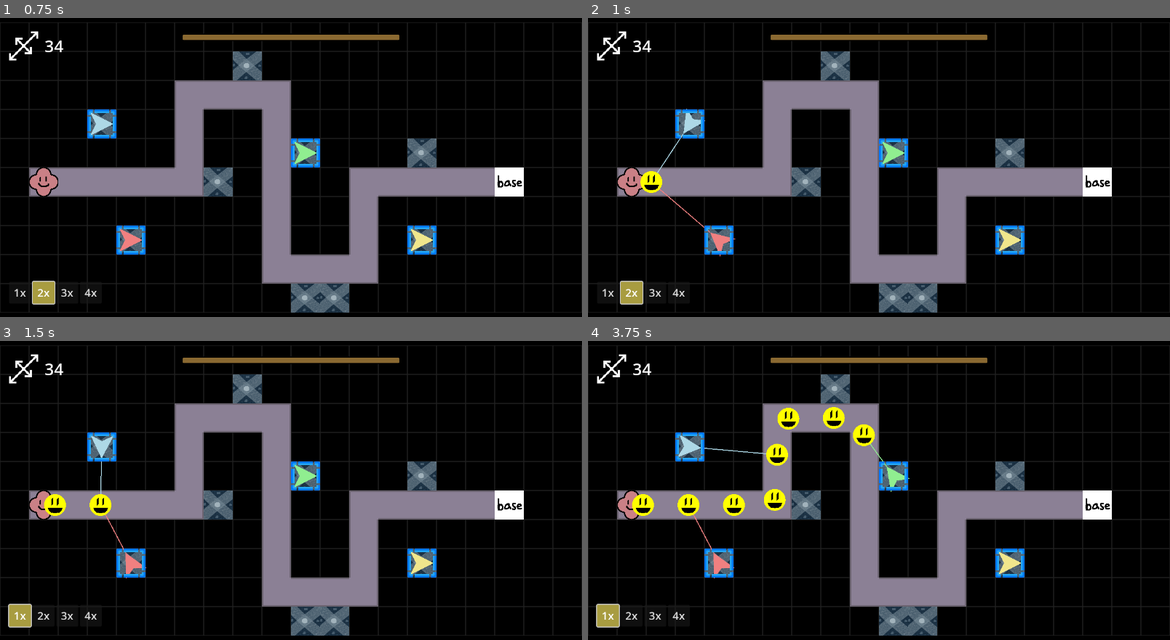
Above: before the commit, frames 1-4 (two rows, left to right).
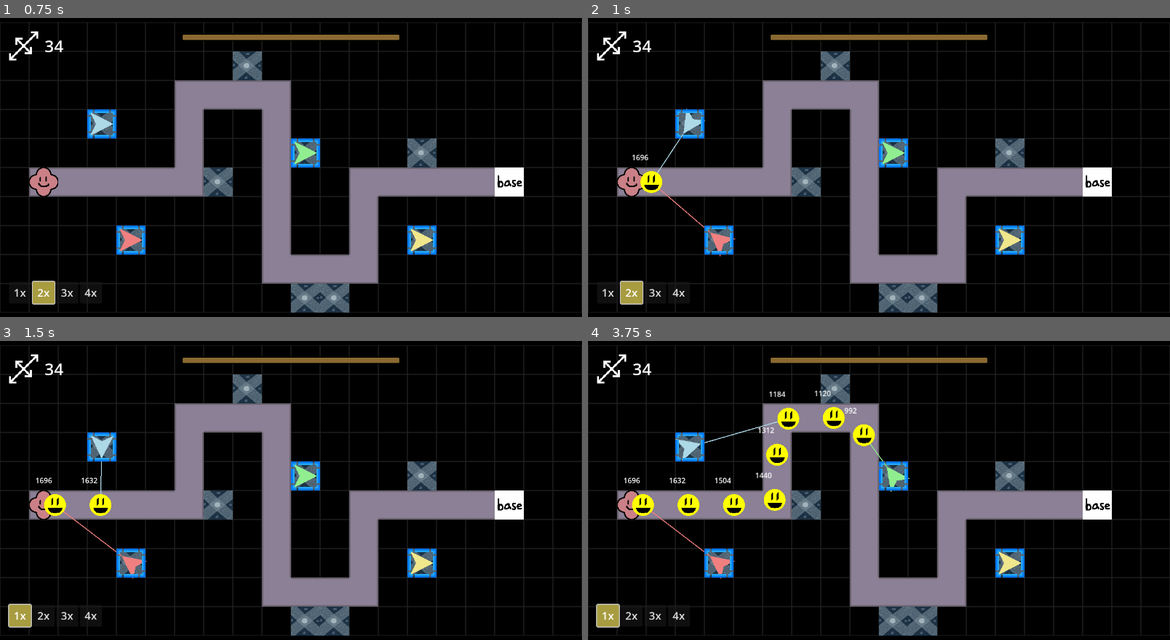
Above: after the commit, the same moments.

Repository: ladybunne/gmtk-game-jam-2024
Game: Godot game, scene res://MainScene.tscn
Same seed, same stepped clock (60 frames per second), same inputs: the game is played once before the commit and once after it.
Inputs:
- Up to frame 1 (0.75 s): click "2x" at 0.5 s
- Up to frame 2 (1 s): no input
- Up to frame 3 (1.5 s): click "1x" at 1.25 s
- Up to frame 4 (3.75 s): click "3x" at 2 s; click "4x" at 2.75 s; click "1x" at 3.5 s

Frame 1 is identical in both runs. In frame 2, less than 0.1% of the frame differs, in the area x 7-11%, y 45-48%; in frame 3, 0.2%; in frame 4, 0.6%, in the area x 6-47%, y 16-80%.

Commit message:
Fix first/last and close targeting issues

Diff:
--- a/GameThings/Enemy.gd
+++ b/GameThings/Enemy.gd
@@ -31,5 +31,24 @@
 	velocity = current_agent_position.direction_to(next_path_position) * speed
 	move_and_slide()
 
-func distance_from_spawner():
-	return position.distance_to(spawner.position)
+	$cursed.text = str(ceil(distance_to_base()))
+
+func distance_to_base():
+	# Ughhhhh.
+	# Thanks GitHub.
+	#
+	# This is from https://github.com/godotengine/godot-proposals/issues/8296
+	# Sourced by Larrikin.
+
+	var arr = navigation_agent.get_current_navigation_path()
+
+	var current_index := 0
+	var result = 0
+	var current_pos = arr[navigation_agent.get_current_navigation_path_index()]
+	for i in arr:
+		if current_index <= navigation_agent.get_current_navigation_path_index():
+			current_index += 1
+			continue
+		result += current_pos.distance_to(i)
+		current_pos = i
+	return result
--- a/GameThings/Enemy.tscn
+++ b/GameThings/Enemy.tscn
@@ -5,7 +5,7 @@
 [ext_resource type="Script" path="res://GameThings/EnemyPolygon.gd" id="2_ejndl"]
 
 [sub_resource type="CircleShape2D" id="CircleShape2D_st7nf"]
-radius = 4.0
+radius = 24.0
 
 [node name="Enemy" type="CharacterBody2D"]
 collision_mask = 0
@@ -42,3 +42,9 @@
 target_desired_distance = 5.0
 path_max_distance = 10.0
 path_postprocessing = 1
+
+[node name="cursed" type="RichTextLabel" parent="."]
+offset_left = -43.0
+offset_top = -66.0
+offset_right = 43.0
+offset_bottom = -33.0
--- a/GameThings/Tower.gd
+++ b/GameThings/Tower.gd
@@ -39,6 +39,7 @@
 	if target != null:
 		sprite.look_at(target.position)
 		queue_redraw()
+	retarget()
 
 
 func _draw() -> void:
@@ -80,8 +81,6 @@
 	if enemy not in enemies_in_range:
 		enemies_in_range.append(enemy)
 
-	retarget()
-
 func enemy_exited(body: Node2D):
 	var enemy := body as Enemy
 	if not enemy:
@@ -90,14 +89,12 @@
 	if enemy in enemies_in_range:
 		enemies_in_range.erase(enemy)
 
-	retarget()
-
 # This needs to not do "as the crow flies" - maybe do lifetime of entity?
 func first(new: Enemy, old: Enemy):
-	return new if new.distance_from_spawner() > old.distance_from_spawner() else old
+	return new if new.distance_to_base() < old.distance_to_base() else old
 
 func last(new: Enemy, old: Enemy):
-	return new if new.distance_from_spawner() < old.distance_from_spawner() else old
+	return new if new.distance_to_base() > old.distance_to_base() else old
 
 func close(new: Enemy, old: Enemy):
 	return new if position.distance_to(new.position) < position.distance_to(old.position) else old
